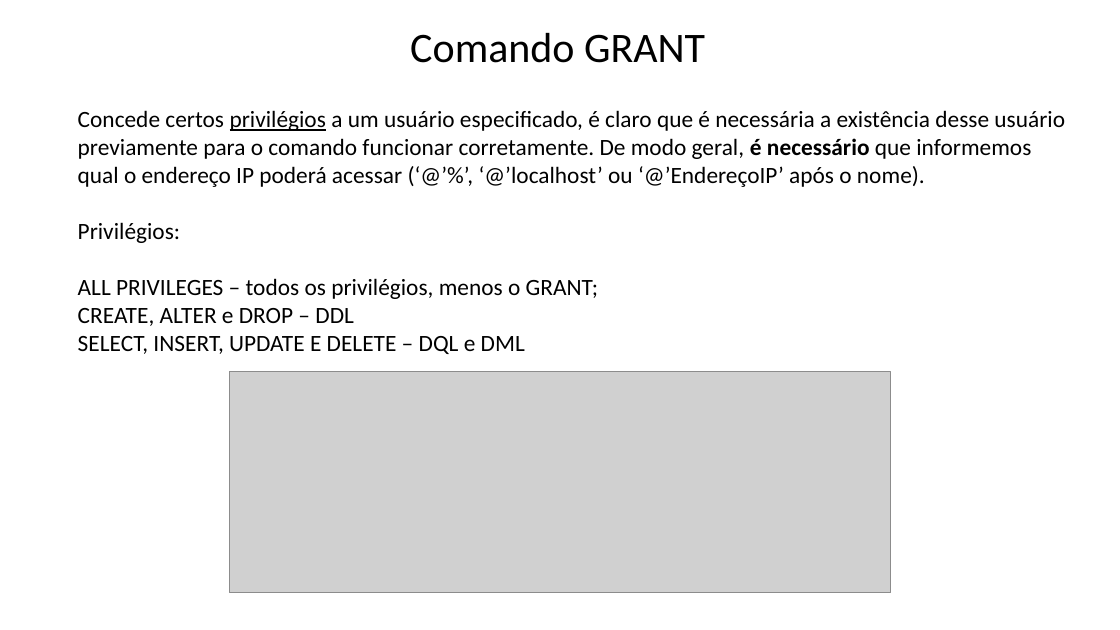
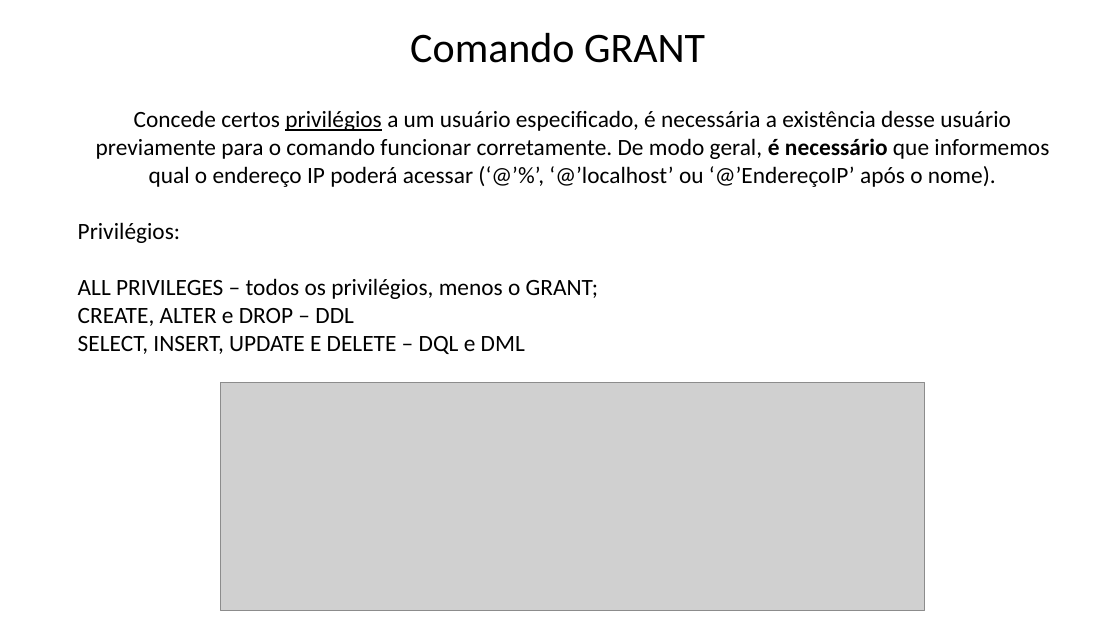
Before and after one commit to Felipe-Tagawa/C07-Monitoria, a slide deck: slide 5 of Aula 6/ComandosDCL.pptx. Drawn at 1120x630 pixels with LibreOffice and Linux fonts; fonts in the diff are those of the drawing; grey boxes stand for pictures; background and template pictures are left out. Boxes give left, top, right and bottom in pixels: in the first picture for what was removed or moved away, otherwise in the second. Text is boxed around its words. In the diff, an @@ line names an element or a change of style, - is before the commit and + after.

```diff
--- a/Aula 6/ComandosDCL.pptx
+++ b/Aula 6/ComandosDCL.pptx
@@ text at <box>96,110,1049,187</box>: text changed @@
-Concede certos privilégios a um usuário especificado, é claro que é necessária a existência desse usuário previamente para o comando funcionar corretamente. De modo geral, é necessário que informemos qual o endereço IP poderá acessar (‘@’%’, ‘@’localhost’ ou ‘@’EndereçoIP’ após o nome).
+Concede certos privilégios a um usuário especificado, é necessária a existência desse usuário previamente para o comando funcionar corretamente. De modo geral, é necessário que informemos qual o endereço IP poderá acessar (‘@’%’, ‘@’localhost’ ou ‘@’EndereçoIP’ após o nome).
@@ picture: place and size @@
-picture at <box>229,371,891,593</box>
+picture at <box>220,382,925,611</box>
```
Also in this commit, not shown: 2 other slides changed, 1 other file.
